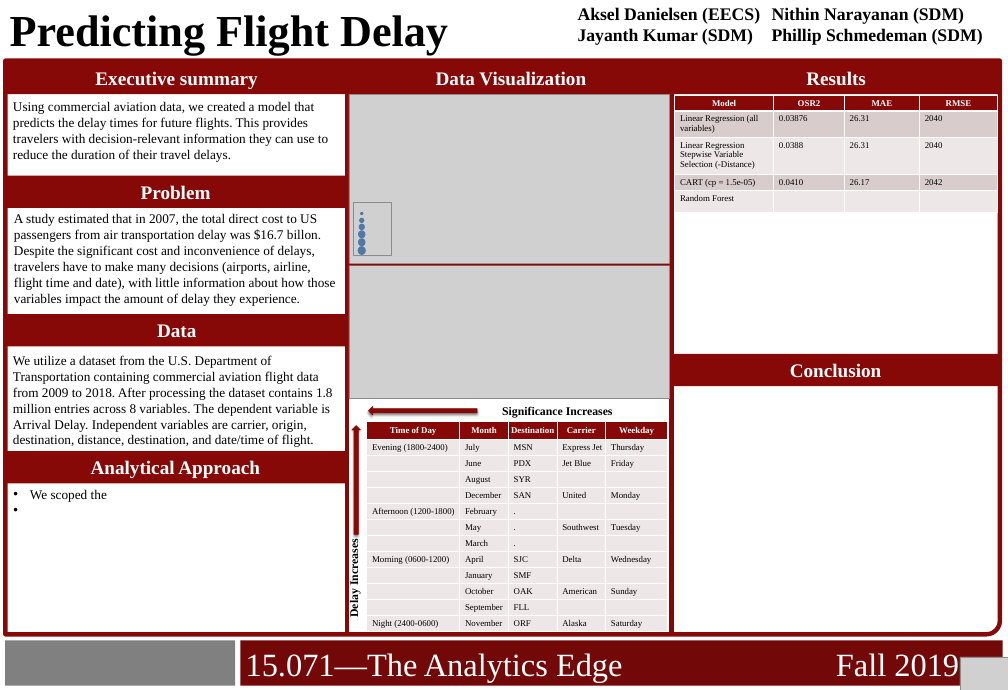
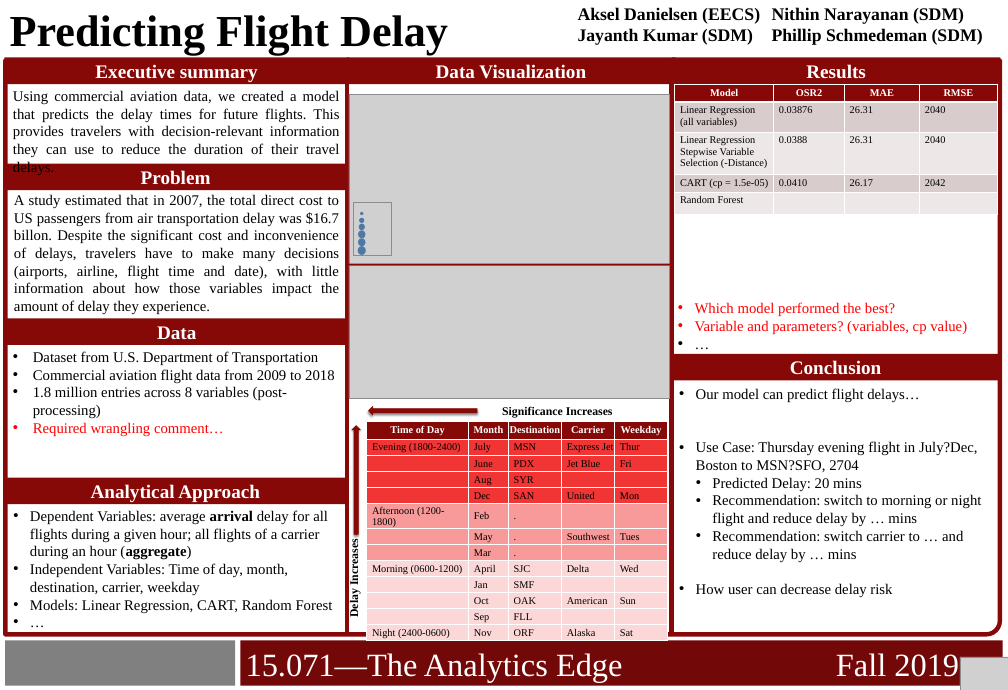
Before and after one commit to akselsd/MIT-15.071-Project, a slide deck: slide 1 of TM12_15.071_Term_Project_Poster.pptx. Drawn at 1008x690 pixels with LibreOffice and Linux fonts; fonts in the diff are those of the drawing; grey boxes stand for pictures; background and template pictures are left out. Boxes give left, top, right and bottom in pixels: in the first picture for what was removed or moved away, otherwise in the second. Text is boxed around its words. In the diff, an @@ line names an element or a change of style, - is before the commit and + after.

Commit message:
poster updates

```diff
--- a/TM12_15.071_Term_Project_Poster.pptx
+++ b/TM12_15.071_Term_Project_Poster.pptx
@@ rectangle "Executive summary" resized from (x1=4, y1=62, x2=349, y2=94) to (x1=4, y1=57, x2=349, y2=84) @@
@@ rectangle "Data Visualization" resized from (x1=347, y1=62, x2=675, y2=94) to (x1=347, y1=57, x2=675, y2=84) @@
@@ rectangle "Results" resized from (x1=672, y1=62, x2=1001, y2=94) to (x1=672, y1=57, x2=1001, y2=84) @@
@@ text "Using commercial aviation data, we ..." moved from (x1=13, y1=101, x2=328, y2=162) to (x1=13, y1=90, x2=340, y2=157) @@
@@ text "Using commercial aviation data, we ..." at (x1=13, y1=90, x2=340, y2=157): size 18 to 20 pt; alignment left to justified @@
@@ table at (x1=675, y1=84, x2=998, y2=214) @@
@@ size 12 to 14 pt @@
@@ table resized from (x1=675, y1=95, x2=998, y2=212) to (x1=675, y1=84, x2=998, y2=214) @@
@@ rectangle "Problem" resized from (x1=4, y1=176, x2=346, y2=208) to (x1=4, y1=163, x2=346, y2=190) @@
@@ text "A study estimated that in ..." at (x1=14, y1=194, x2=339, y2=314): size 18 to 20 pt; alignment left to justified @@
@@ text "A study estimated that in ..." moved from (x1=14, y1=213, x2=336, y2=306) to (x1=14, y1=194, x2=339, y2=314) @@
@@ rectangle "Data" resized from (x1=4, y1=314, x2=349, y2=346) to (x1=4, y1=318, x2=349, y2=345) @@
@@ text added at (x1=695, y1=302, x2=967, y2=334), 20 pt, text #FF0000 @@
+• Which model performed the best?
+• Variable and parameters? (variables, cp value)
+• …
@@ text at (x1=33, y1=351, x2=335, y2=436): text changed; size 18 to 20 pt @@
-We utilize a dataset from the U.S. Department of Transportation containing commercial aviation flight data from 2009 to 2018. After processing the dataset contains 1.8 million entries across 8 variables. The dependent variable is Arrival Delay. Independent variables are carrier, origin, destination, distance, destination, and date/time of flight.
+• Dataset from U.S. Department of Transportation
+• Commercial aviation flight data from 2009 to 2018
+• 1.8 million entries across 8 variables (post-processing)
+• Required wrangling comment…
@@ rectangle "Conclusion" resized from (x1=672, y1=354, x2=1000, y2=386) to (x1=672, y1=354, x2=1000, y2=380) @@
@@ text added at (x1=696, y1=388, x2=981, y2=597), 20 pt, text #000000 @@
+• Our model can predict flight delays…
+• Use Case: Thursday evening flight in July?Dec, Boston to MSN?SFO, 2704
+  • Predicted Delay: 20 mins
+  • Recommendation: switch to morning or night flight and reduce delay by … mins
+  • Recommendation: switch carrier to … and reduce delay by … mins
+• How user can decrease delay risk
@@ table at (x1=367, y1=421, x2=667, y2=642) @@
-row 2, column 5: Thursday
+row 2, column 5: Thur
-row 3, column 5: Friday
+row 3, column 5: Fri
-row 4, column 2: August
+row 4, column 2: Aug
-row 5, column 2: December
+row 5, column 2: Dec
-row 5, column 5: Monday
+row 5, column 5: Mon
-row 6, column 2: February
+row 6, column 2: Feb
-row 7, column 5: Tuesday
+row 7, column 5: Tues
-row 8, column 2: March
+row 8, column 2: Mar
-row 9, column 5: Wednesday
+row 9, column 5: Wed
-row 10, column 2: January
+row 10, column 2: Jan
-row 11, column 2: October
+row 11, column 2: Oct
-row 11, column 5: Sunday
+row 11, column 5: Sun
-row 12, column 2: September
+row 12, column 2: Sep
-row 13, column 2: November
+row 13, column 2: Nov
-row 13, column 5: Saturday
+row 13, column 5: Sat
@@ fill #EDE7E7 to #F13535 in 20 cells @@
@@ fill #EDE7E7 to #F89A9A in 15 cells @@
@@ fill #EDE7E7 to #FCD7D7 in 25 cells @@
@@ size 12 to 14 pt in "Time of Day", "Month", "Destination", "Carrier" and 28 more places @@
@@ rectangle "Analytical Approach" resized from (x1=5, y1=451, x2=346, y2=483) to (x1=5, y1=477, x2=346, y2=504) @@
@@ text at (x1=30, y1=510, x2=333, y2=613): text changed; size 18 to 20 pt @@
-• We scoped the
+• Dependent Variables: average arrival delay for all flights during a given hour; all flights of a carrier during an hour (aggregate)
+• Independent Variables: Time of day, month, destination, carrier, weekday
+• Models: Linear Regression, CART, Random Forest
+• …
```
Also in this commit, not shown: 1 other slide changed.
